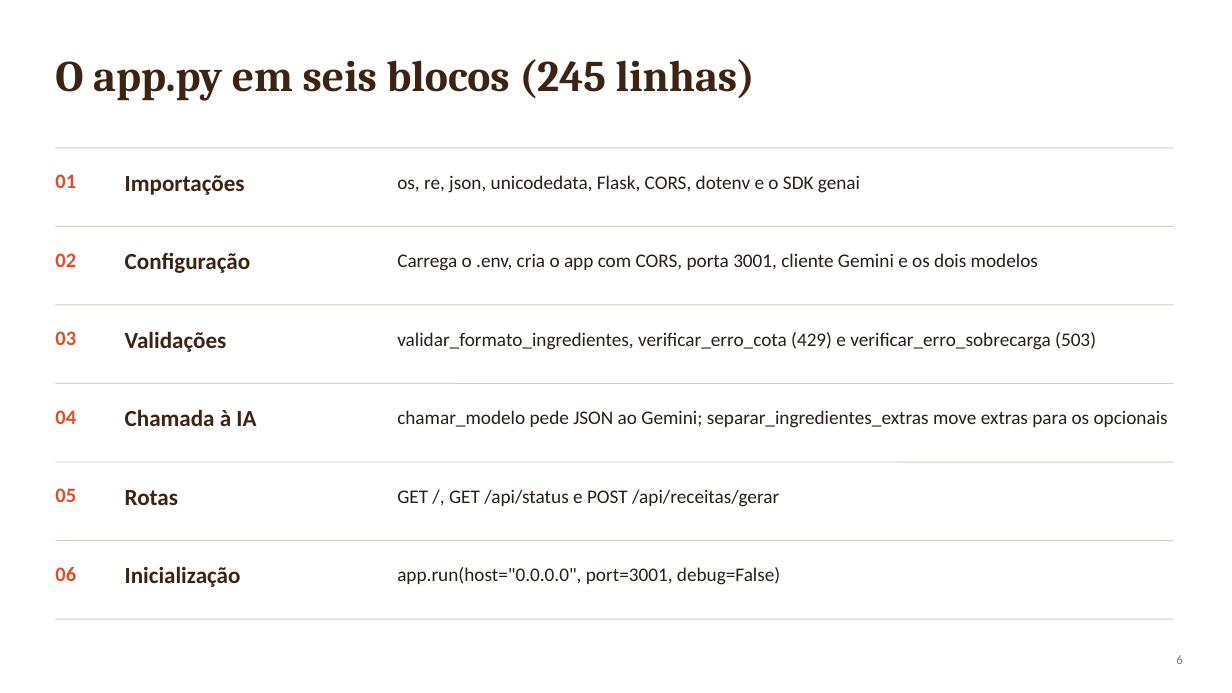
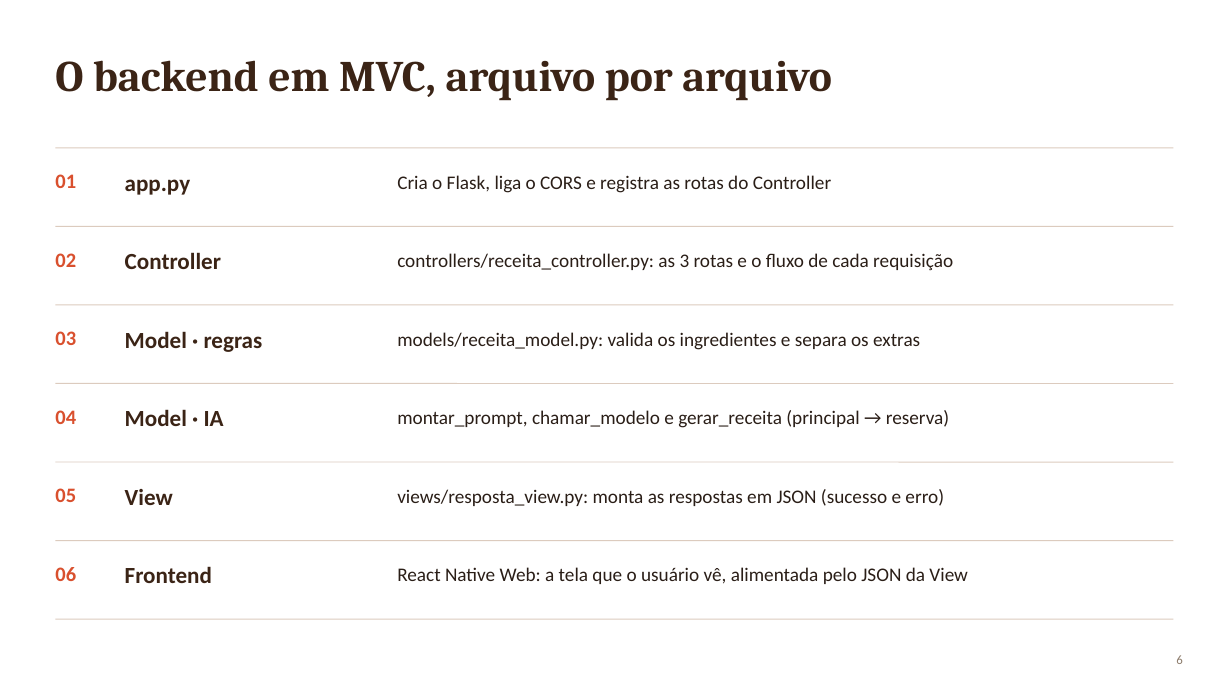
Before and after one commit to Mafmerlos/Projeto-IA---Assistente-de-Receitas, a slide deck: slide 6 of Apresentacao_Backend_Assistente_Receitas.pptx. Drawn at 1232x693 pixels with LibreOffice and Linux fonts; fonts in the diff are those of the drawing. Boxes give left, top, right and bottom in pixels: in the first picture for what was removed or moved away, otherwise in the second. Text is boxed around its words. In the diff, an @@ line names an element or a change of style, - is before the commit and + after.

Commit message:
Atualiza os slides de arquitetura para o padrao MVC

```diff
--- a/Apresentacao_Backend_Assistente_Receitas.pptx
+++ b/Apresentacao_Backend_Assistente_Receitas.pptx
@@ title at [55, 60, 832, 101]: text changed @@
-O app.py em seis blocos (245 linhas)
+O backend em MVC, arquivo por arquivo
@@ text at [125, 179, 190, 195]: text changed @@
-Importações
+app.py
@@ text at [397, 175, 831, 193]: text changed @@
-os, re, json, unicodedata, Flask, CORS, dotenv e o SDK genai
+Cria o Flask, liga o CORS e registra as rotas do Controller
@@ text at [125, 252, 221, 269]: text changed @@
-Configuração
+Controller
@@ text at [397, 253, 953, 271]: text changed @@
-Carrega o .env, cria o app com CORS, porta 3001, cliente Gemini e os dois modelos
+controllers/receita_controller.py: as 3 rotas e o fluxo de cada requisição
@@ text at [125, 331, 263, 352]: text changed @@
-Validações
+Model · regras
@@ text at [397, 332, 920, 350]: text changed @@
-validar_formato_ingredientes, verificar_erro_cota (429) e verificar_erro_sobrecarga (503)
+models/receita_model.py: valida os ingredientes e separa os extras
@@ text at [125, 409, 224, 426]: text changed @@
-Chamada à IA
+Model · IA
@@ text at [397, 410, 949, 428]: text changed @@
-chamar_modelo pede JSON ao Gemini; separar_ingredientes_extras move extras para os opcionais
+montar_prompt, chamar_modelo e gerar_receita (principal → reserva)
@@ text at [125, 489, 173, 505]: text changed @@
-Rotas
+View
@@ text at [397, 489, 944, 506]: text changed @@
-GET /, GET /api/status e POST /api/receitas/gerar
+views/resposta_view.py: monta as respostas em JSON (sucesso e erro)
@@ text at [125, 566, 212, 583]: text changed @@
-Inicialização
+Frontend
@@ text at [397, 567, 968, 584]: text changed @@
-app.run(host="0.0.0.0", port=3001, debug=False)
+React Native Web: a tela que o usuário vê, alimentada pelo JSON da View
```
Also in this commit, not shown: 1 other slide changed.
